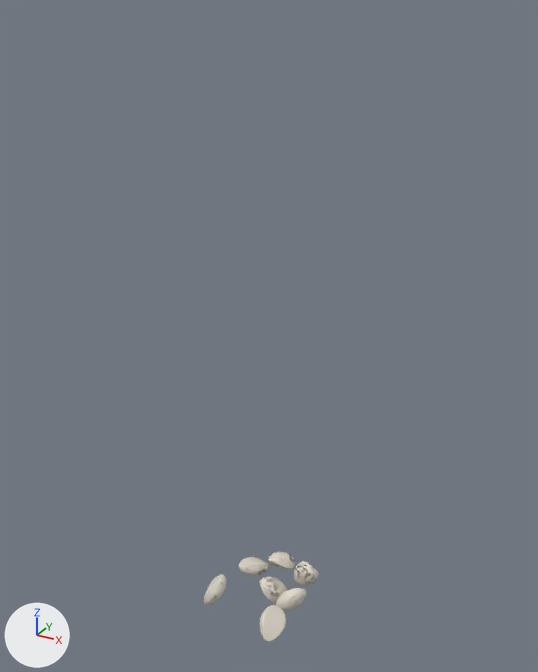
Two versions of the glTF model priv/assets/tumbles.glb, one commit apart.
Camera for both pictures: a 50 mm camera at (0.196, -0.35, 0.375) aimed at (0.001, 0.005, 0.197). Arrows for +X, +Y and +Z are at lower left; the lights stay in place. The first picture is the older version. Both versions are drawn at frame 5 of the action 'throw_k5_v3'; the numbers are the values there.

In view in the first picture: 'shell_0', 'shell_1', 'shell_2', 'shell_3', 'shell_4', 'shell_5', 'shell_6'.
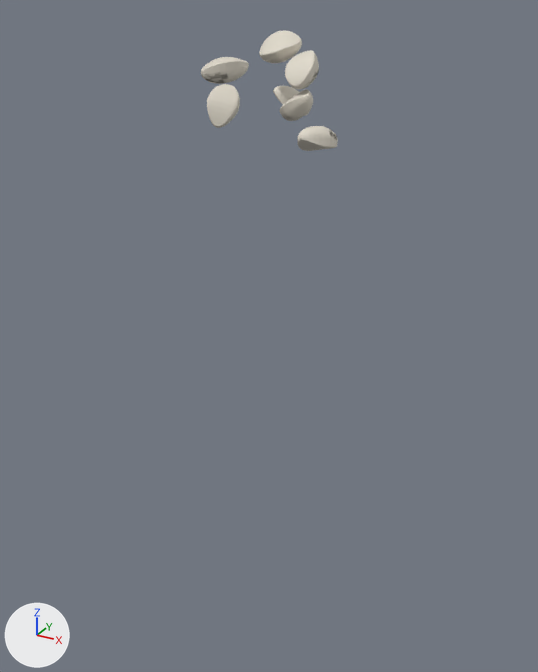
Edits to the bpy script that builds the scene:
```text
Change ob_shell_0:
    ob_shell_0.location: (-0.0186, 0.0189, 0.0122) -> (-0.0051, -0.0292, 0.3529)
    ob_shell_0.rotation_euler: (0.356, -2.869, 0.896) -> (-3.073, -0.172, 0.65)  # degrees (20, -164, 51) -> degrees (-176, -10, 37)
Change ob_shell_1:
    ob_shell_1.location: (0.0029, 0.0021, 0.0051) -> (0.0037, 0.0086, 0.36)
    ob_shell_1.rotation_euler: (0.173, 0.661, 0.837) -> (-2.48, -0.26, 0.158)  # degrees (10, 38, 48) -> degrees (-142, -15, 9.1)
Change ob_shell_2:
    ob_shell_2.location: (-0.0323, -0.0194, 0.0127) -> (0.002, 0.0235, 0.3253)
    ob_shell_2.rotation_euler: (2.462, -0.916, 0.996) -> (-0.133, -0.555, -2.371)  # degrees (141, -52, 57) -> degrees (-7.6, -32, -136)
Change ob_shell_3:
    ob_shell_3.location: (0.0191, 0.0298, 0.0105) -> (-0.0169, -0.0124, 0.3307)
    ob_shell_3.rotation_euler: (1.286, 2.201, -0.264) -> (-0.418, 2.136, 1.494)  # degrees (74, 126, -15) -> degrees (-24, 122, 86)
Change ob_shell_4:
    ob_shell_4.location: (0.0175, 0.002, 0.0113) -> (0.0435, -0.0252, 0.3137)
    ob_shell_4.rotation_euler: (0.95, 2.541, 0.63) -> (0.2, -0.191, -1.846)  # degrees (54, 146, 36) -> degrees (11, -11, -106)
Change ob_shell_5:
    ob_shell_5.location: (-0.0023, 0.0283, 0.0049) -> (0.0161, 0.0022, 0.3334)
    ob_shell_5.rotation_euler: (0.441, -0.573, -1.997) -> (-2.667, -0.472, -0.576)  # degrees (25, -33, -114) -> degrees (-153, -27, -33)
Change ob_shell_6:
    ob_shell_6.location: (0.0222, -0.0264, 0.0121) -> (0.02, 0.0017, 0.3503)
    ob_shell_6.rotation_euler: (2.604, 0.46, -1.382) -> (-0.227, -2.397, -1.455)  # degrees (149, 26, -79) -> degrees (-13, -137, -83)
```

Location of each change, [x1, y1, x2, y2] in pixels of the pictures (538 x 672 px):
'shell_6', moved, turned
    before: [260, 605, 286, 642]
    after: [285, 50, 319, 89]
'shell_3', moved, turned
    before: [294, 561, 319, 586]
    after: [207, 84, 240, 128]
'shell_1', moved, turned
    before: [260, 576, 287, 602]
    after: [259, 30, 302, 63]
'shell_0', moved, turned
    before: [239, 557, 269, 576]
    after: [201, 57, 249, 84]
'shell_4', moved, turned
    before: [276, 588, 306, 611]
    after: [297, 126, 338, 151]
'shell_5', moved, turned
    before: [269, 552, 295, 568]
    after: [279, 89, 313, 121]
'shell_2', moved, turned
    before: [204, 574, 226, 605]
    after: [273, 86, 310, 116]
